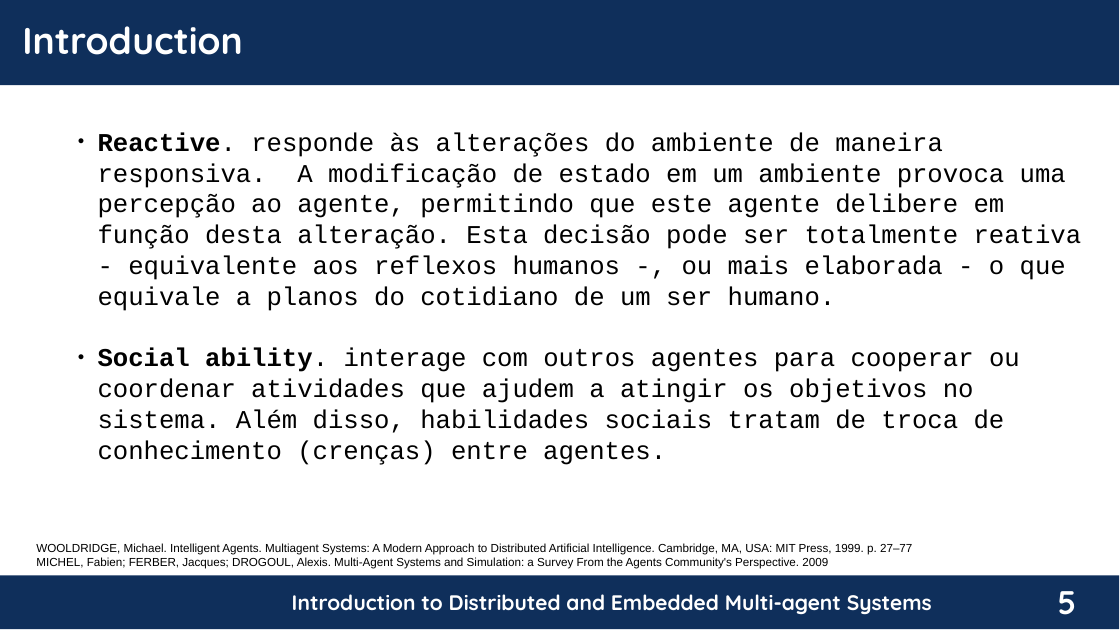
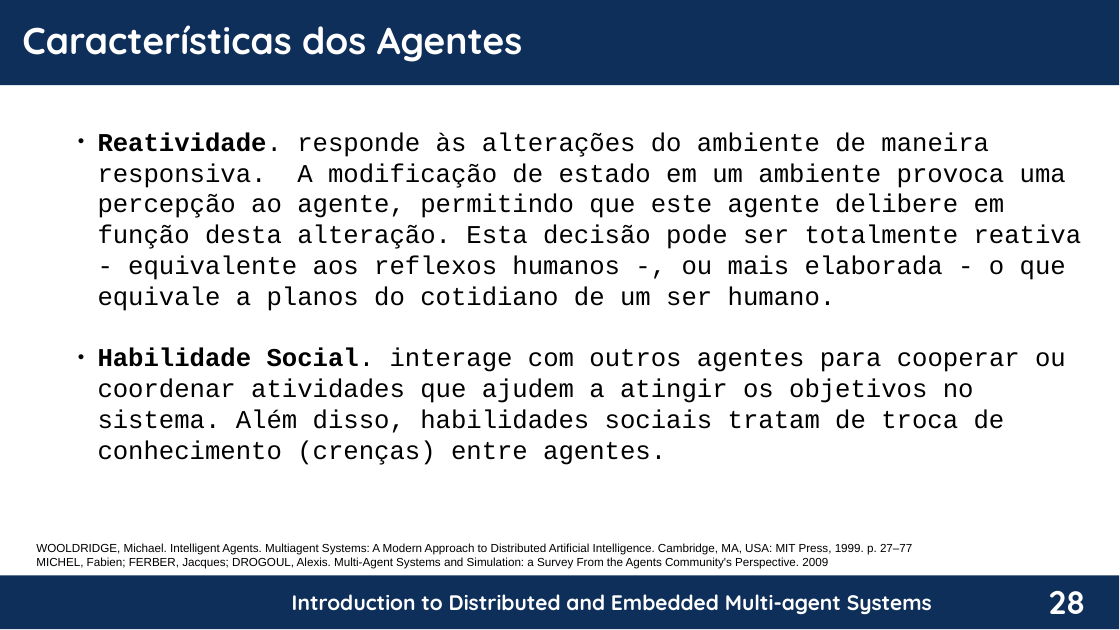
Before and after one commit to chon-group/distributedAndEmbeddedAI, a slide deck: slide 28 of course/02-TheAgentOrientedApproach/TheAgentOrientedApproach_20240217.pptx (slide 5 before the commit). Drawn at 1120x630 pixels with LibreOffice and Linux fonts; fonts in the diff are those of the drawing; background and template pictures are left out. Boxes give left, top, right and bottom in pixels: in the first picture for what was removed or moved away, otherwise in the second. Text is boxed around its words. In the diff, an @@ line names an element or a change of style, - is before the commit and + after.

```diff
--- a/course/02-TheAgentOrientedApproach/TheAgentOrientedApproach_20240217.pptx
+++ b/course/02-TheAgentOrientedApproach/TheAgentOrientedApproach_20240217.pptx
@@ text at <box>22,25,522,62</box>: text changed @@
-Introduction
+Características dos Agentes
@@ text at <box>98,132,1082,465</box>: text changed @@
-  ● Reactive. responde às alterações do ambiente de maneira responsiva. A modificação de estado em um ambiente provoca uma percepção ao agente, permitindo que este agente delibere em função desta alteração. Esta decisão pode ser totalmente reativa - equivalente aos reflexos humanos -, ou mais elaborada - o que equivale a planos do cotidiano de um ser humano.
-  ● Social ability. interage com outros agentes para cooperar ou coordenar atividades que ajudem a atingir os objetivos no sistema. Além disso, habilidades sociais tratam de troca de conhecimento (crenças) entre agentes.
+  ● Reatividade. responde às alterações do ambiente de maneira responsiva. A modificação de estado em um ambiente provoca uma percepção ao agente, permitindo que este agente delibere em função desta alteração. Esta decisão pode ser totalmente reativa - equivalente aos reflexos humanos -, ou mais elaborada - o que equivale a planos do cotidiano de um ser humano.
+  ● Habilidade Social. interage com outros agentes para cooperar ou coordenar atividades que ajudem a atingir os objetivos no sistema. Além disso, habilidades sociais tratam de troca de conhecimento (crenças) entre agentes.
@@ page number at <box>1049,591,1086,614</box>: text changed @@
-5
+28
```
Also in this commit, not shown: 6 other slides changed, 79 slides added, 7 slides removed.
